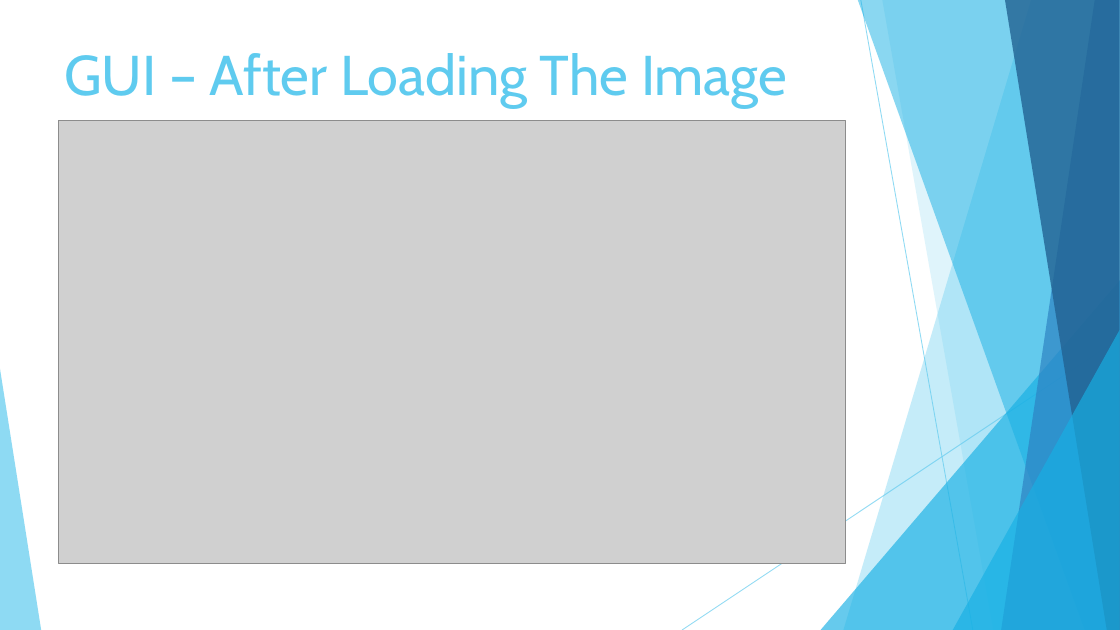
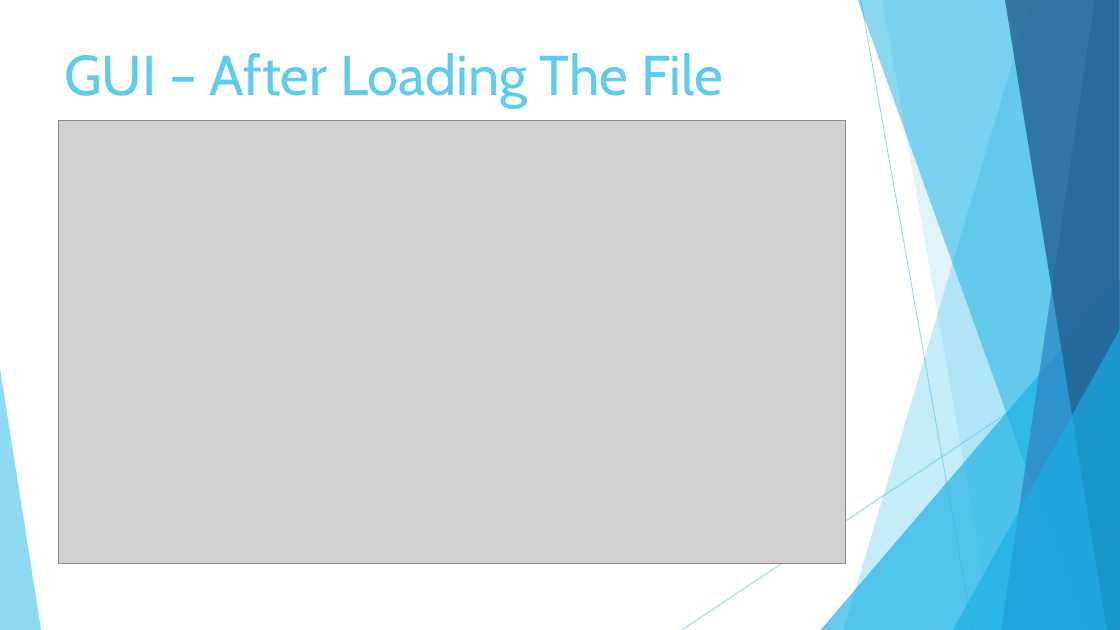
Before and after one commit to NitzanEz/Final-Project, a slide deck: slide 13 of Final presentation Phase A-24-2-R-8.pptx. Drawn at 1120x630 pixels with LibreOffice and Linux fonts; fonts in the diff are those of the drawing; grey boxes stand for pictures. Boxes give left, top, right and bottom in pixels: in the first picture for what was removed or moved away, otherwise in the second. Text is boxed around its words. In the diff, an @@ line names an element or a change of style, - is before the commit and + after.

```diff
--- a/Final presentation Phase A-24-2-R-8.pptx
+++ b/Final presentation Phase A-24-2-R-8.pptx
@@ title at bbox=[64, 53, 723, 108]: text changed @@
-GUI – After Loading The Image
+GUI – After Loading The File
```
Also in this commit, not shown: 5 other slides changed.
